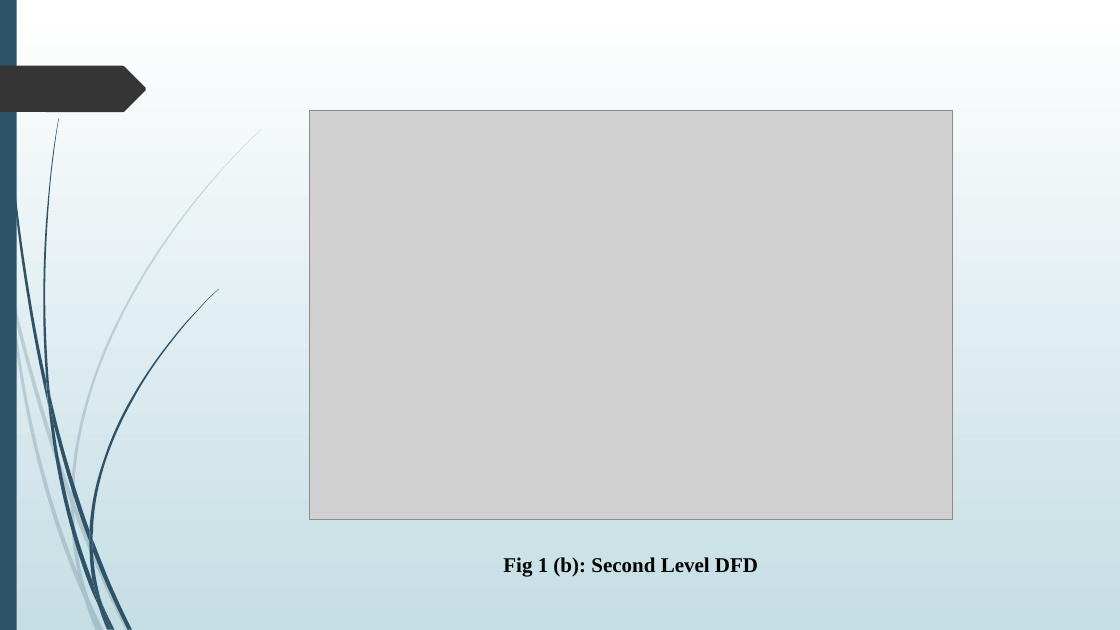
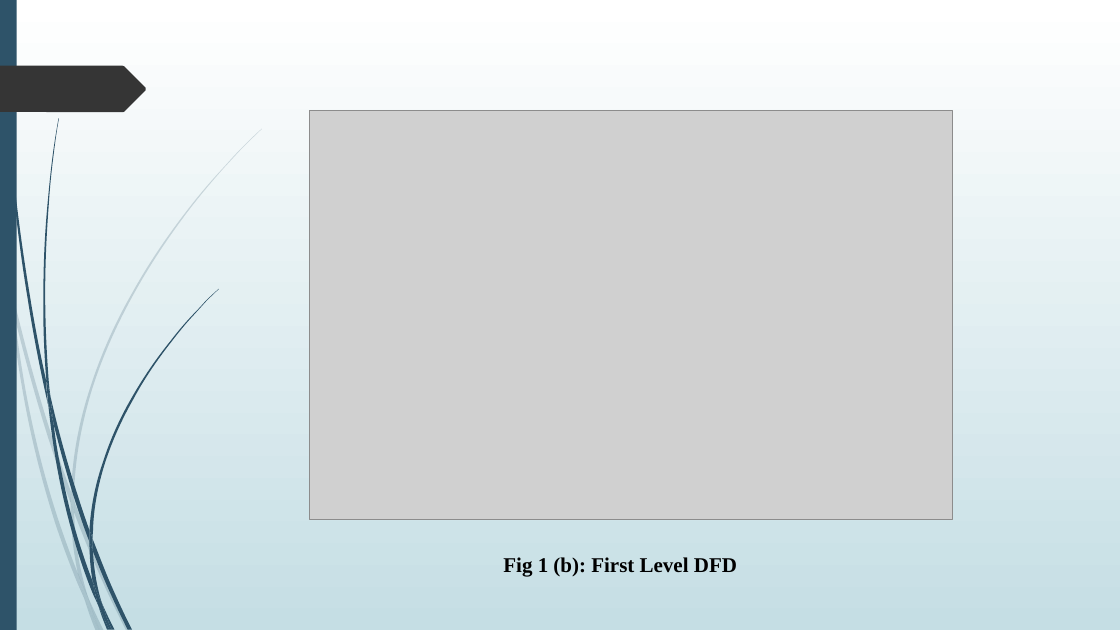
Before and after one commit to Harshith5S/VDP_Solutions, a slide deck: slide 8 of presentation.pptx. Drawn at 1120x630 pixels with LibreOffice and Linux fonts; fonts in the diff are those of the drawing; grey boxes stand for pictures. Boxes give left, top, right and bottom in pixels: in the first picture for what was removed or moved away, otherwise in the second. Text is boxed around its words. In the diff, an @@ line names an element or a change of style, - is before the commit and + after.

```diff
--- a/presentation.pptx
+++ b/presentation.pptx
@@ text at (x1=503, y1=557, x2=737, y2=577): text changed @@
-Fig 1 (b): Second Level DFD
+Fig 1 (b): First Level DFD
```
Also in this commit, not shown: 1 other slide changed.
